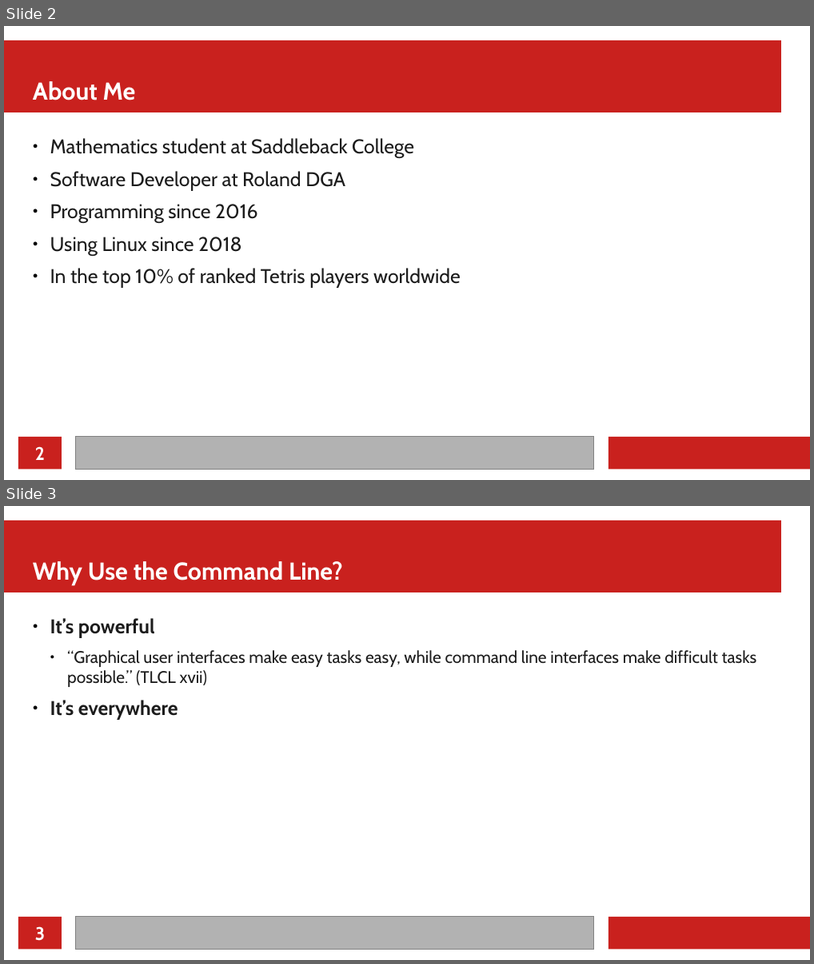
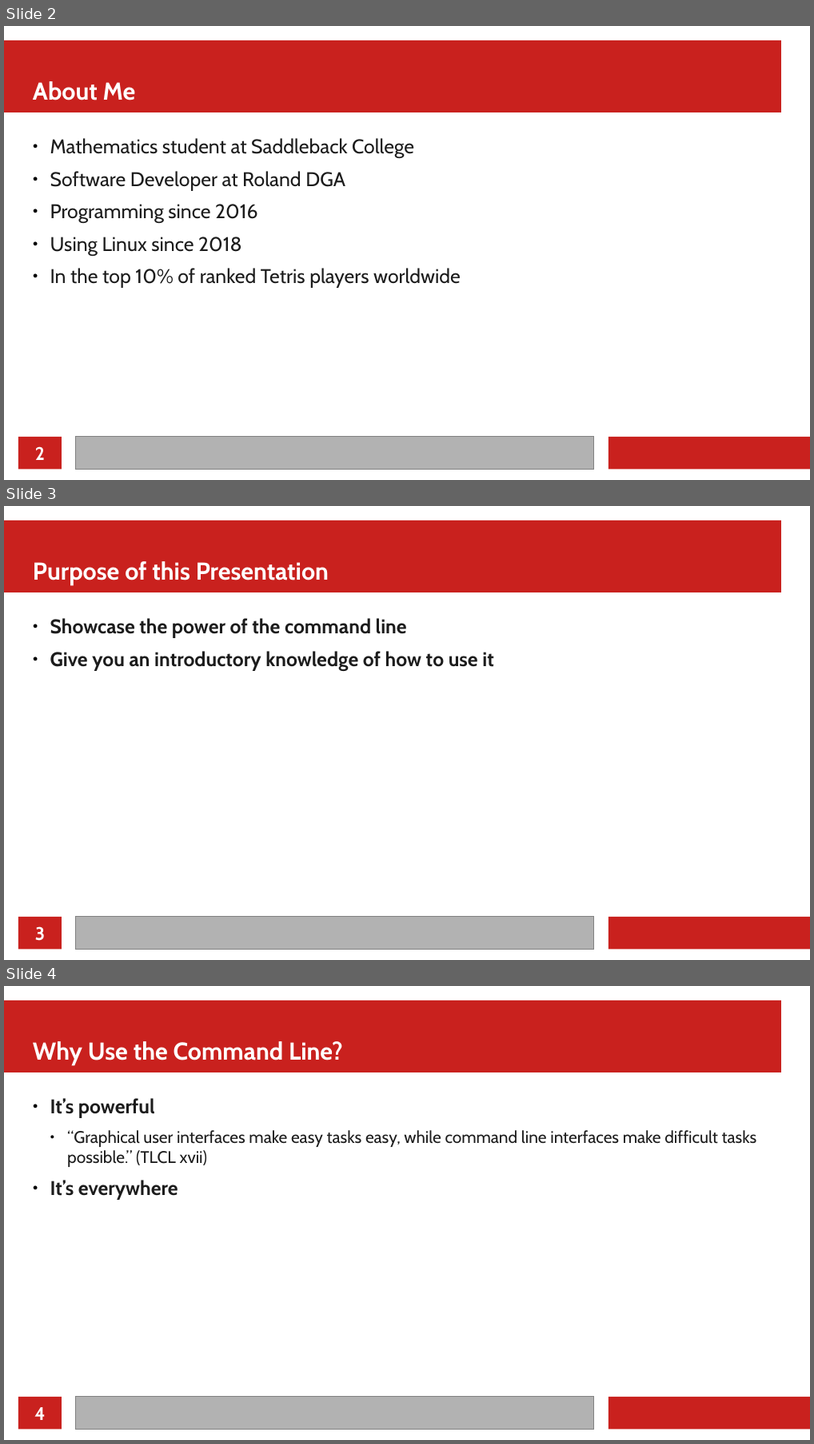
Before and after one commit to MarkusG/UCI-Slides, a slide deck: CLI.odp. Shown one above the other, each under a label of ours: slides 2 and 3 before the commit, slides 2, 3 and 4 after it. The pictures are 814x964 and 814x1444 pixels, drawn with LibreOffice and Linux fonts; fonts in the diff are those of the drawing. Boxes give left, top, right and bottom in pixels: in the first picture for what was removed or moved away, otherwise in the second. Text is boxed around its words. In the diff, an @@ line names an element or a change of style, - is before the commit and + after.

```diff
--- a/CLI.odp
+++ b/CLI.odp
@@ slide 3 added at [4, 506, 810, 960], background #FFFFFF; not listed: 4 template elements that a slide beside it also shows @@
@@ title added at [33, 561, 329, 585], 24 pt, text #FFFFFF, bold @@
+Purpose of this Presentation
@@ text added at [50, 618, 494, 670], 19.5 pt, text #1C1C1C, bold @@
+● Showcase the power of the command line
+● Give you an introductory knowledge of how to use it
@@ page number added at [35, 926, 45, 940], 18 pt, text #FFFFFF, bold @@
+3
@@ what was slide 3 is now slide 4 @@
@@ page number at [34, 1407, 45, 1420]: text changed @@
-3
+4
```
Also in this commit, not shown: 1 slide changed, 1 other slide added, 1 other file.
